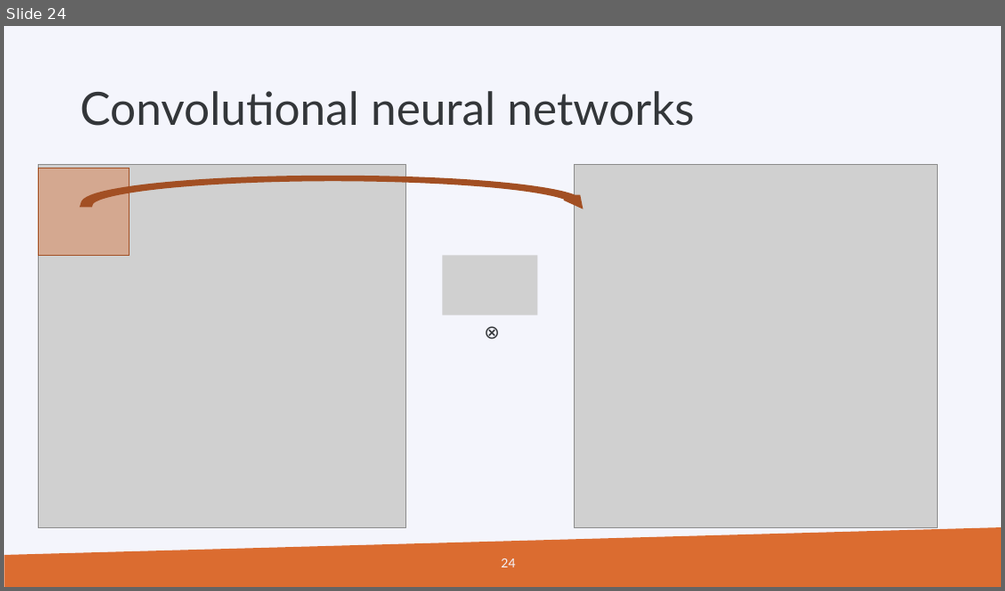
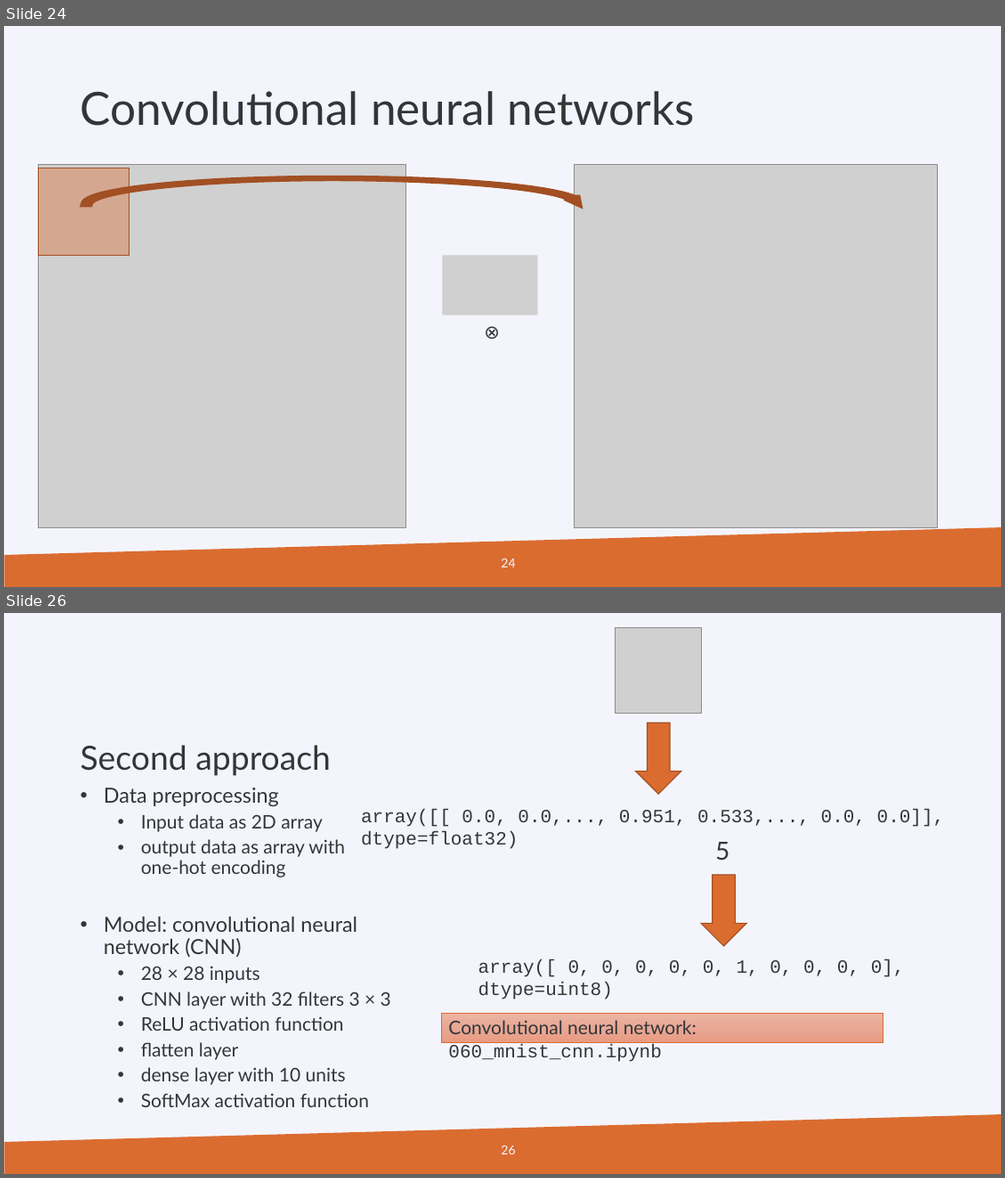
Before and after one commit to gjbex/PRACE_ML, a slide deck: prace_days_ml_2019.pptx. Shown one above the other, each under a label of ours: slide 24 before the commit, slides 24 and 26 after it; the slides between them are not shown. The pictures are 1005x591 and 1005x1178 pixels, drawn with LibreOffice and Linux fonts; fonts in the diff are those of the drawing; grey boxes stand for pictures; background and template pictures are left out. Boxes give left, top, right and bottom in pixels: in the first picture for what was removed or moved away, otherwise in the second. Text is boxed around its words. In the diff, an @@ line names an element or a change of style, - is before the commit and + after.

```diff
--- a/prace_days_ml_2019.pptx
+++ b/prace_days_ml_2019.pptx
@@ slide 26 added at (4, 613, 1001, 1174), background #F4F5FC; not listed: 1 template element that a slide beside it also shows @@
@@ picture added at (615, 628, 702, 714) @@
@@ title added at (81, 745, 331, 776), 32 pt, text #333639 @@
+Second approach
@@ down arrow added at (636, 723, 681, 794), fill #DB6C30, outline #A25024 1 pt @@
@@ text added at (104, 787, 391, 1085), 18 pt, text #333639 @@
+• Data preprocessing
+  • Input data as 2D array
+  • output data as array with
+    one-hot encoding
+• Model: convolutional neural network (CNN)
+  • 28 × 28 inputs
+  • CNN layer with 32 filters 3 × 3
+  • ReLU activation function
+  • flatten layer
+  • dense layer with 10 units
+  • SoftMax activation function
@@ text added at (361, 809, 945, 849), 18 pt, text #333639 @@
+array([[ 0.0, 0.0,..., 0.951, 0.533,..., 0.0, 0.0]], dtype=float32)
@@ text added at (715, 842, 729, 860), 24 pt, text #333639 @@
+5
@@ down arrow added at (701, 875, 746, 946), fill #DB6C30, outline #A25024 1 pt @@
@@ text added at (478, 959, 905, 999), 18 pt, text #333639 @@
+array([ 0, 0, 0, 0, 0, 1, 0, 0, 0, 0], dtype=uint8)
@@ rectangle added at (442, 1013, 883, 1042), fill gradient #EDB5A4 to #E8A996 to #EA9B82, outline #DB6C30 0.5 pt, 18 pt, text #333639 @@
+Convolutional neural network: 060_mnist_cnn.ipynb
@@ page number added at (501, 1145, 515, 1154), 12 pt, text #F4F5FC @@
+26
```
Also in this commit, not shown: 2 slides changed.
